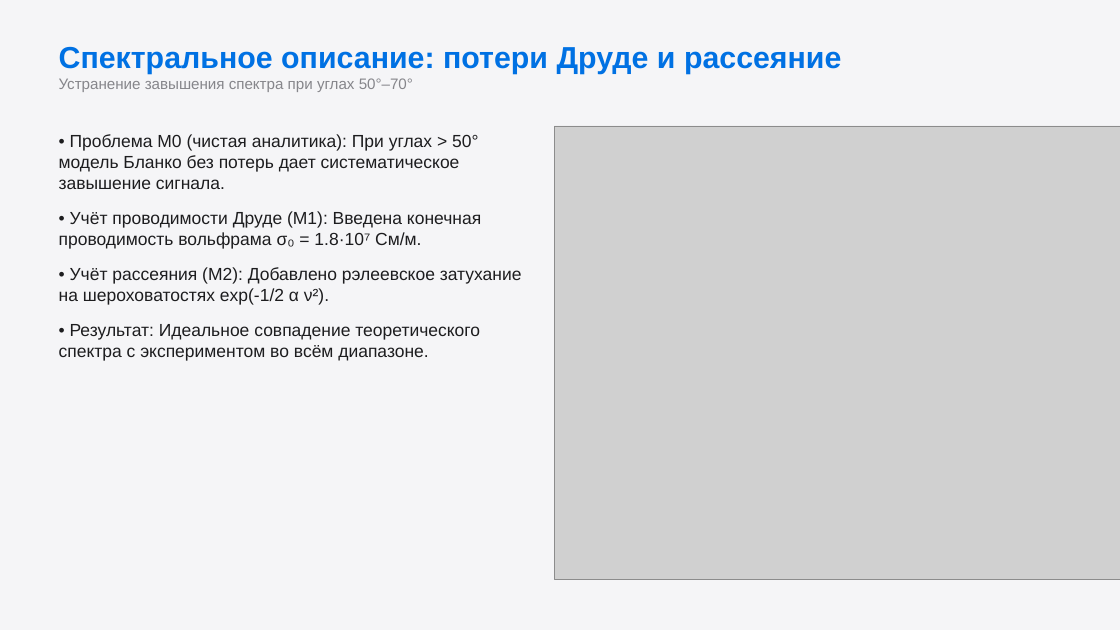
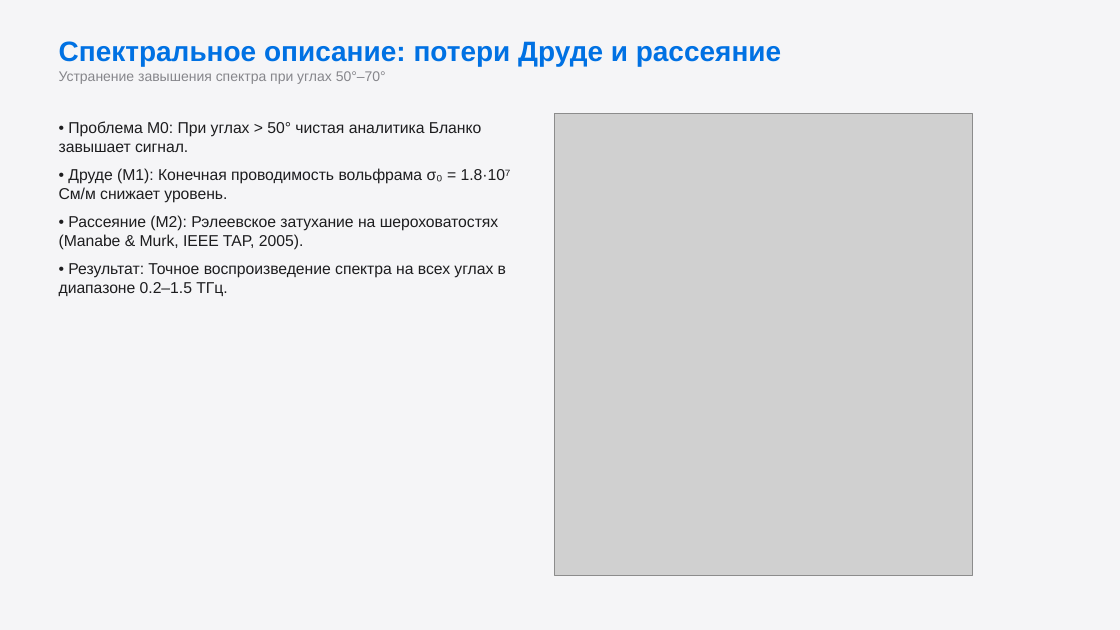
Before and after one commit to brattri3/THz-Unified-Optimizer, a slide deck: slide 3 of docs/artifacts/presentation_v2.pptx. Drawn at 1120x630 pixels with LibreOffice and Linux fonts; fonts in the diff are those of the drawing; grey boxes stand for pictures. Boxes give left, top, right and bottom in pixels: in the first picture for what was removed or moved away, otherwise in the second. Text is boxed around its words. In the diff, an @@ line names an element or a change of style, - is before the commit and + after.

```diff
--- a/docs/artifacts/presentation_v2.pptx
+++ b/docs/artifacts/presentation_v2.pptx
@@ text "Спектральное описание: потери Друде и ..." at (x1=59, y1=41, x2=781, y2=84): size 26 to 24 pt in "Спектральное описание: потери Друде и рассеяние"; size 13 to 12 pt in "Устранение завышения спектра при углах 50°–70°" @@
@@ picture resized from (x1=555, y1=126, x2=1120, y2=580) to (x1=555, y1=113, x2=973, y2=576) @@
@@ text at (x1=59, y1=121, x2=511, y2=296): text changed; size 15 to 13.5 pt @@
-• Проблема M0 (чистая аналитика): При углах > 50° модель Бланко без потерь дает систематическое завышение сигнала.
-• Учёт проводимости Друде (M1): Введена конечная проводимость вольфрама σ₀ = 1.8·10⁷ См/м.
-• Учёт рассеяния (M2): Добавлено рэлеевское затухание на шероховатостях exp(-1/2 α ν²).
-• Результат: Идеальное совпадение теоретического спектра с экспериментом во всём диапазоне.
+• Проблема M0: При углах > 50° чистая аналитика Бланко завышает сигнал.
+• Друде (M1): Конечная проводимость вольфрама σ₀ = 1.8·10⁷ См/м снижает уровень.
+• Рассеяние (M2): Рэлеевское затухание на шероховатостях (Manabe & Murk, IEEE TAP, 2005).
+• Результат: Точное воспроизведение спектра на всех углах в диапазоне 0.2–1.5 ТГц.
```
Also in this commit, not shown: 8 other slides changed, 4 other files.
